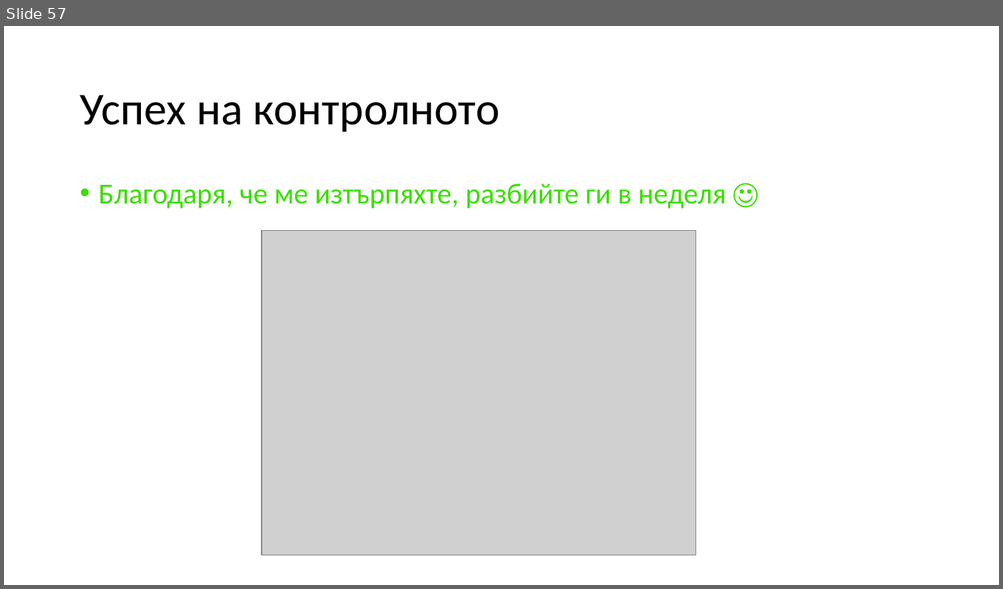
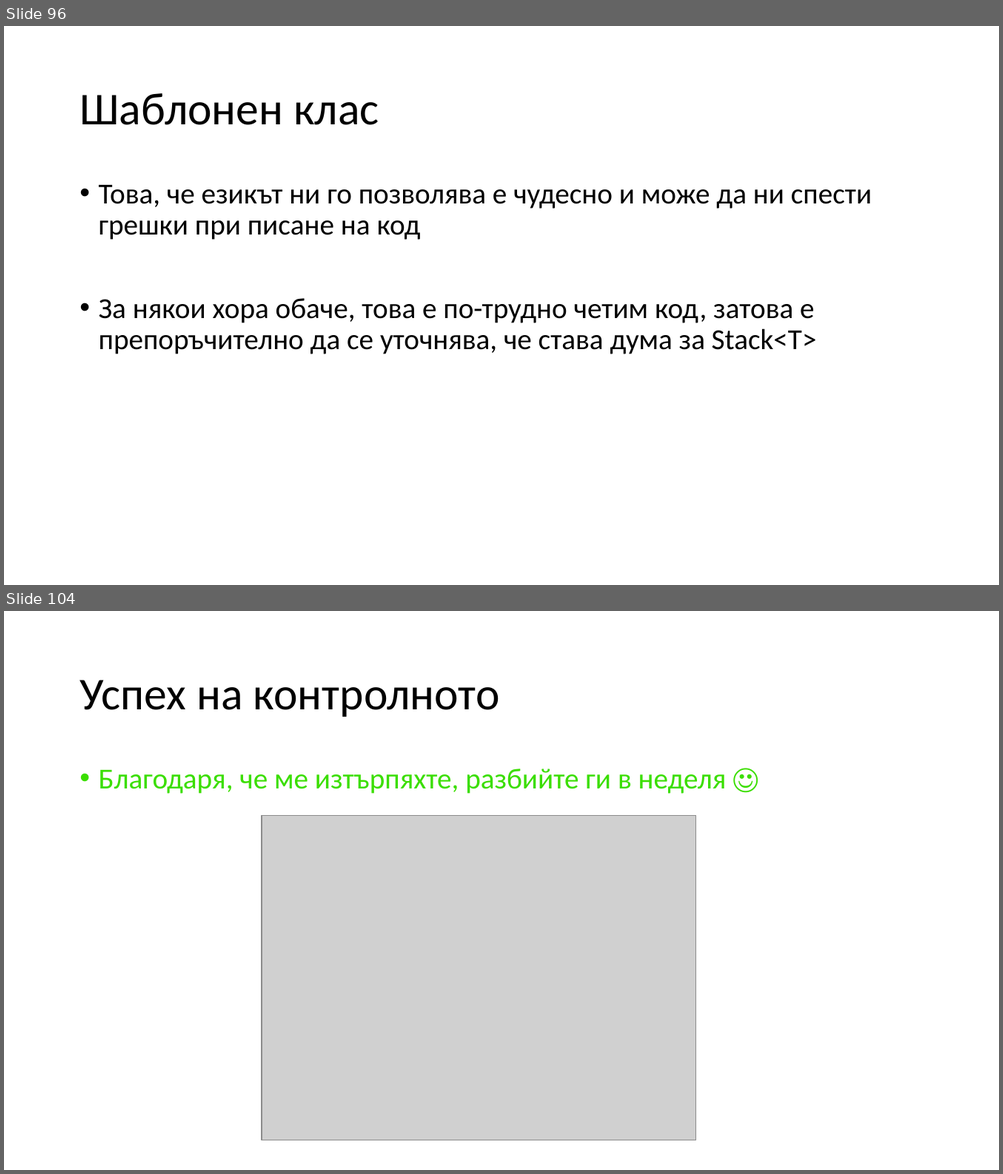
Before and after one commit to Mapmo/Uni-CPP, a slide deck: Object-Oriented Programming/Consultation 2/Consultation2.pptx. Shown one above the other, each under a label of ours: slide 57 before the commit, slides 96 and 104 after it; the slides between them are not shown. The pictures are 1003x589 and 1003x1174 pixels, drawn with LibreOffice and Linux fonts; fonts in the diff are those of the drawing; grey boxes stand for pictures. Boxes give left, top, right and bottom in pixels: in the first picture for what was removed or moved away, otherwise in the second. Text is boxed around its words. In the diff, an @@ line names an element or a change of style, - is before the commit and + after.

```diff
--- a/Object-Oriented Programming/Consultation 2/Consultation2.pptx
+++ b/Object-Oriented Programming/Consultation 2/Consultation2.pptx
@@ slide 96 added at bbox=[4, 26, 999, 585], background #FFFFFF @@
@@ title added at bbox=[79, 93, 378, 125], 44 pt, text #000000 @@
+Шаблонен клас
@@ text added at bbox=[99, 185, 871, 355], 28 pt, text #000000 @@
+• Това, че езикът ни го позволява е чудесно и може да ни спести грешки при писане на код
+• За някои хора обаче, това е по-трудно четим код, затова е препоръчително да се уточнява, че става дума за Stack<T>
@@ what was slide 57 is now slide 104 @@
```
Also in this commit, not shown: 1 slide changed, 46 other slides added.
